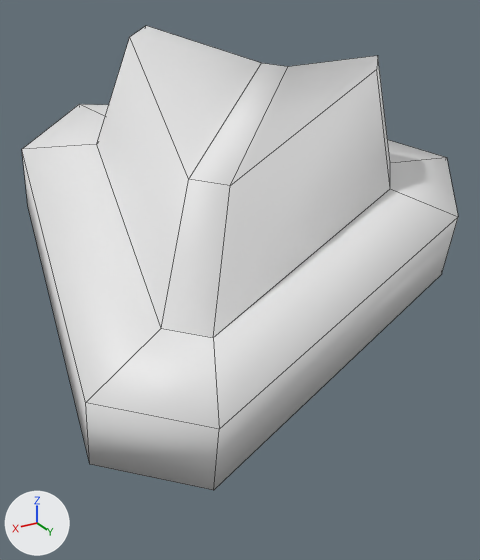
The FBX model SpotLight GameJam/Assets/Prefabs/SM_TangoClothes.fbx: old version first, new version second.
One viewpoint serves both versions: a 50 mm lens placed at (0.441, 0.271, 0.914), pointed at (0.243, -0.06, 0.748). Arrows for +X, +Y and +Z are at lower left; the lights stay in place. Mesh edges are drawn as thin lines. Where no turn or scale is listed for an object, it has been applied to the vertices.

The first picture shows 'SM_TangoClothes'.
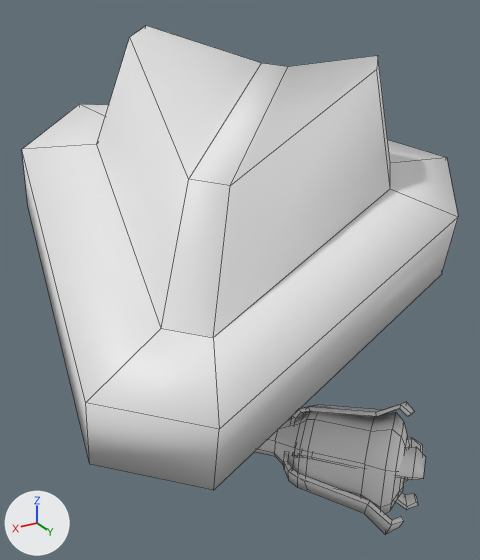
Edits to the bpy script that builds the scene:
```text
Change me_cube_002:
    used by ob_sm_tangoclothes; location = (0.2396, -0.0629, 0.8017)
    remove me_cube_002.from_pydata(...)  # 32 vertices, 28 faces; spans x -0.142..0.141, y -0.16..0.151, z -0.073..0.096
    add me_cube_002.from_pydata(...)  # 288 vertices, 266 faces; spans x -0.142..0.141, y -0.16..0.151, z -0.164..0.096
    me_cube_002 part 1: a new loose piece of 88 vertices spanning x -0.046..0.106, y -0.038..0.137, z -0.158..-0.102
    me_cube_002 part 2: a new loose piece of 28 vertices spanning x -0.046..0.013, y 0.067..0.124, z -0.122..-0.089
    me_cube_002 part 3: a new loose piece of 28 vertices spanning x -0.019..0.027, y 0.077..0.145, z -0.164..-0.125
    me_cube_002 part 4: a new loose piece of 28 vertices spanning x -0.039..0.012, y 0.077..0.137, z -0.155..-0.128
    me_cube_002 part 5: a new loose piece of 28 vertices spanning x -0.034..0.023, y 0.085..0.143, z -0.124..-0.112
    me_cube_002 part 6: a new loose piece of 28 vertices spanning x -0.048..0.016, y 0.085..0.124, z -0.14..-0.121
```

Pixel boxes [x1, y1, x2, y2] of what changed, in the pictures (480 x 560 px):
'SM_TangoClothes', reshaped (9% taller): before [22, 26, 458, 490]; after [22, 26, 458, 534]
part 1 of me_cube_002, added: after [255, 411, 409, 513]
part 2 of me_cube_002, added: after [291, 402, 415, 424]
part 3 of me_cube_002, added: after [283, 452, 403, 534]
part 4 of me_cube_002, added: after [396, 492, 418, 509]
part 5 of me_cube_002, added: after [292, 447, 426, 479]
part 6 of me_cube_002, added: after [408, 437, 423, 453]
